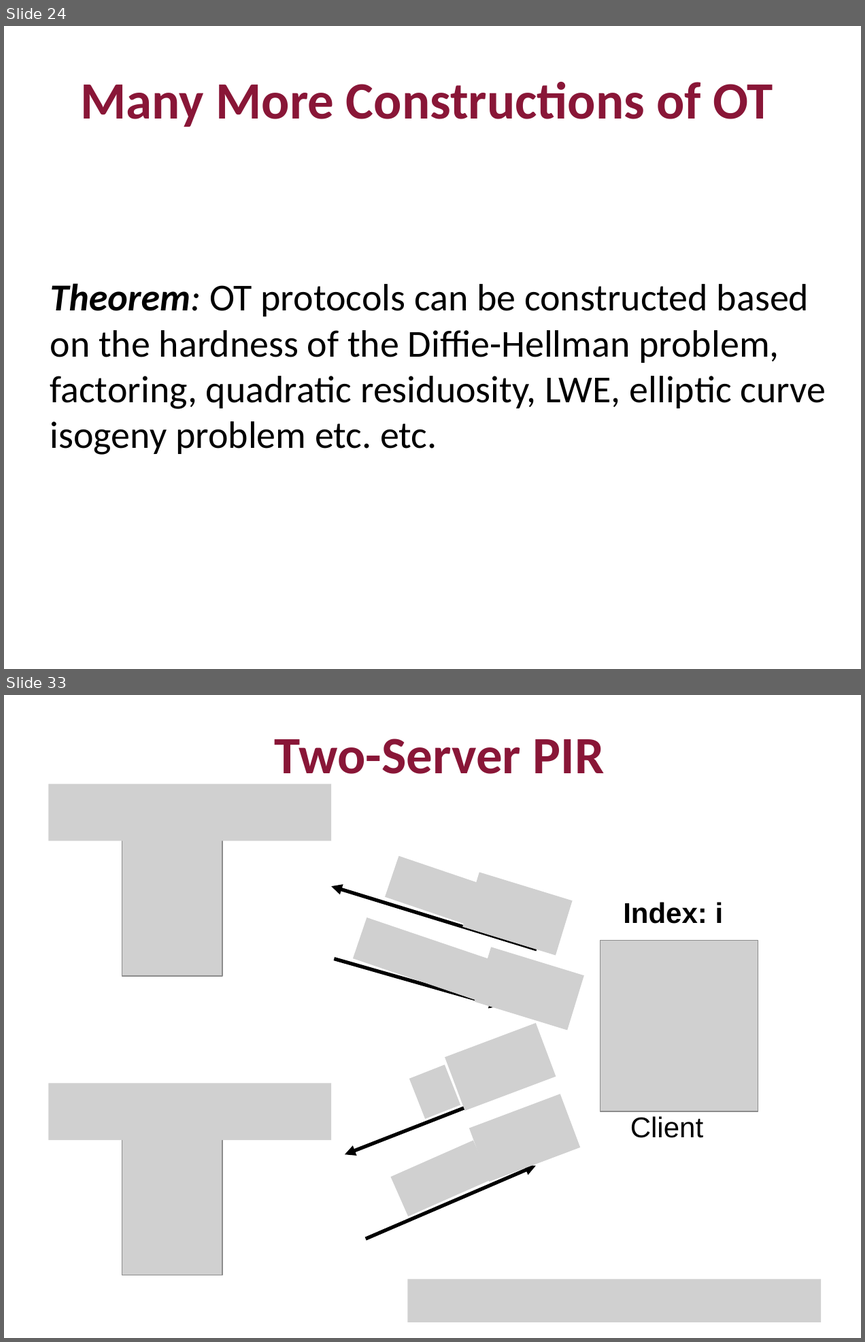
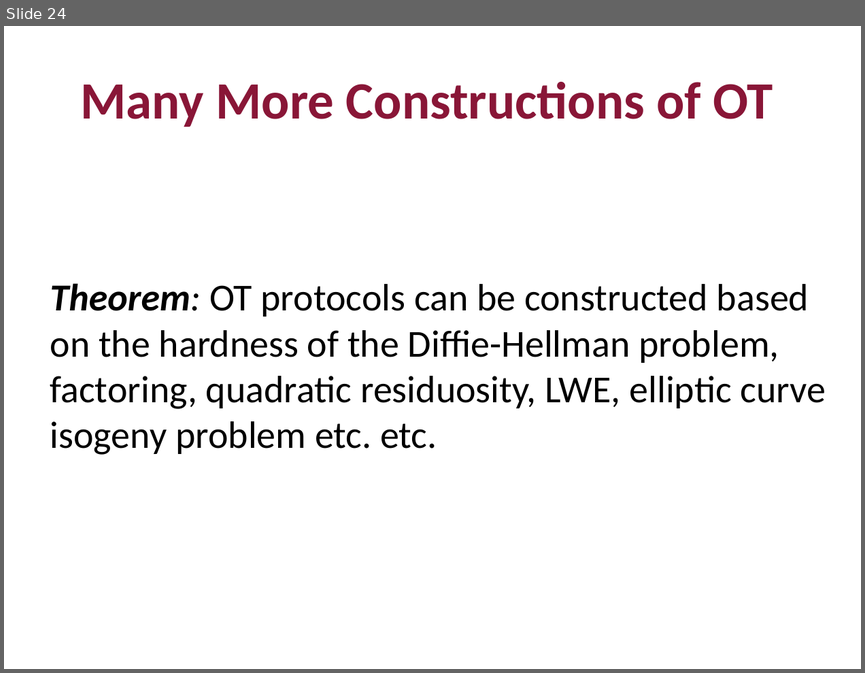
Before and after one commit to mit6875/mit6875.github.io, a slide deck: FA22SLIDES/lec21.pptx. Shown one above the other, each under a label of ours: slides 24 and 33 before the commit, slide 24 after it; the slides between them are not shown. The pictures are 865x1342 and 865x673 pixels, drawn with LibreOffice and Linux fonts; fonts in the diff are those of the drawing; grey boxes stand for pictures. Boxes give left, top, right and bottom in pixels: in the first picture for what was removed or moved away, otherwise in the second. Text is boxed around its words. In the diff, an @@ line names an element or a change of style, - is before the commit and + after.

```diff
--- a/FA22SLIDES/lec21.pptx
+++ b/FA22SLIDES/lec21.pptx
@@ slide 33 removed at (4, 695, 861, 1338), background #FFFFFF @@
@@ title removed at (275, 739, 604, 785) @@
-Two-Server PIR
@@ picture removed at (49, 784, 331, 841) @@
@@ picture removed at (122, 839, 222, 975) @@
@@ picture removed at (385, 855, 483, 925) @@
@@ picture removed at (462, 872, 572, 955) @@
@@ arrow removed from (537, 949) to (331, 886) @@
@@ picture removed at (353, 917, 500, 1004) @@
@@ text removed at (623, 902, 723, 923) @@
-Index: i
@@ arrow removed from (334, 959) to (500, 1006) @@
@@ picture removed at (474, 947, 583, 1030) @@
@@ picture removed at (600, 940, 758, 1111) @@
@@ picture removed at (444, 1023, 555, 1110) @@
@@ arrow removed from (537, 1080) to (345, 1154) @@
@@ picture removed at (409, 1065, 460, 1119) @@
@@ picture removed at (49, 1083, 331, 1140) @@
@@ picture removed at (469, 1093, 580, 1181) @@
@@ text removed at (630, 1116, 703, 1138) @@
-Client
@@ picture removed at (122, 1138, 222, 1274) @@
@@ picture removed at (391, 1140, 490, 1216) @@
@@ arrow removed from (366, 1238) to (536, 1166) @@
@@ picture removed at (407, 1278, 821, 1321) @@
```
Also in this commit, not shown: 1 slide changed, 14 slides added, 9 other slides removed, 1 other file.
